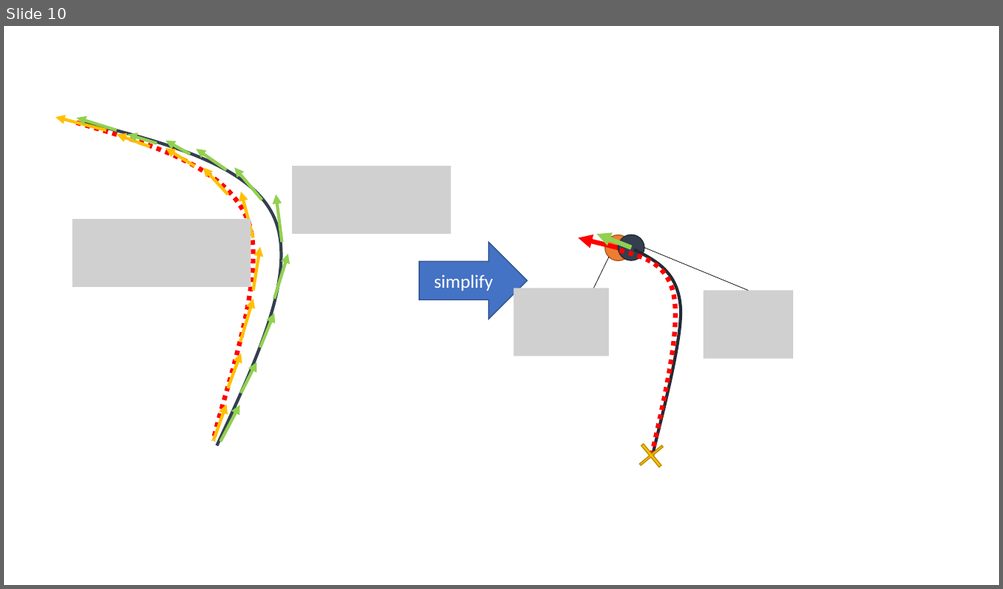
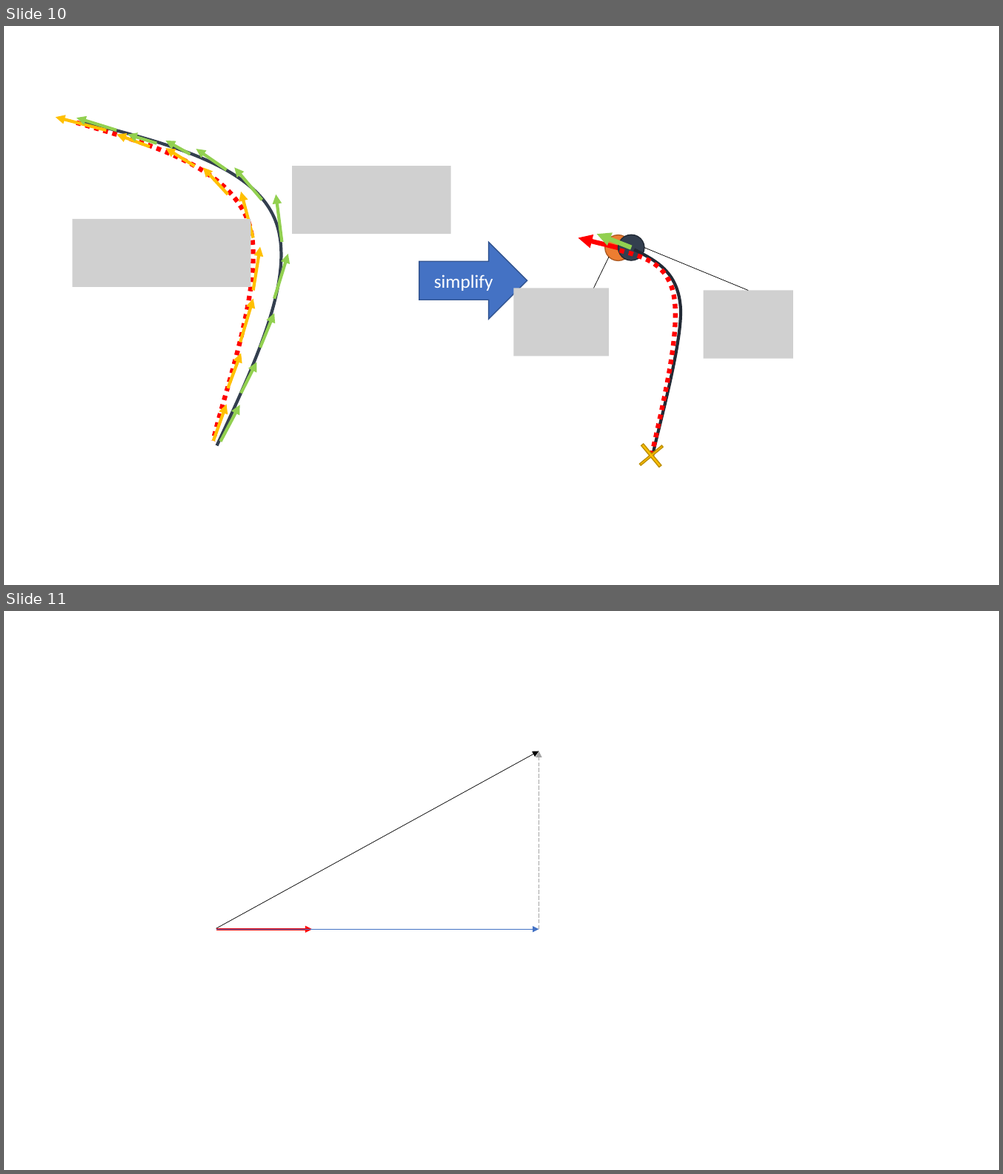
Before and after one commit to Yi-An-Wang/institute_information, a slide deck: path_planing/VO_code_try/robot_properties3.pptx. Shown one above the other, each under a label of ours: slide 10 before the commit, slides 10 and 11 after it. The pictures are 1003x589 and 1003x1174 pixels, drawn with LibreOffice and Linux fonts; fonts in the diff are those of the drawing; grey boxes stand for pictures. Boxes give left, top, right and bottom in pixels: in the first picture for what was removed or moved away, otherwise in the second. Text is boxed around its words. In the diff, an @@ line names an element or a change of style, - is before the commit and + after.

```diff
--- a/path_planing/VO_code_try/robot_properties3.pptx
+++ b/path_planing/VO_code_try/robot_properties3.pptx
@@ slide 11 added at <box>4,611,999,1170</box>, background #FFFFFF @@
@@ arrow added from (216, 929) to (539, 752), #000000 0.5 pt @@
@@ arrow added from (539, 930) to (539, 752), #A5A5A5 0.5 pt dashed @@
@@ arrow added from (216, 930) to (312, 930), #FF0000 2.25 pt @@
@@ arrow added from (216, 930) to (539, 930), #4472C4 0.5 pt @@
```
Also in this commit, not shown: 1 other file.
